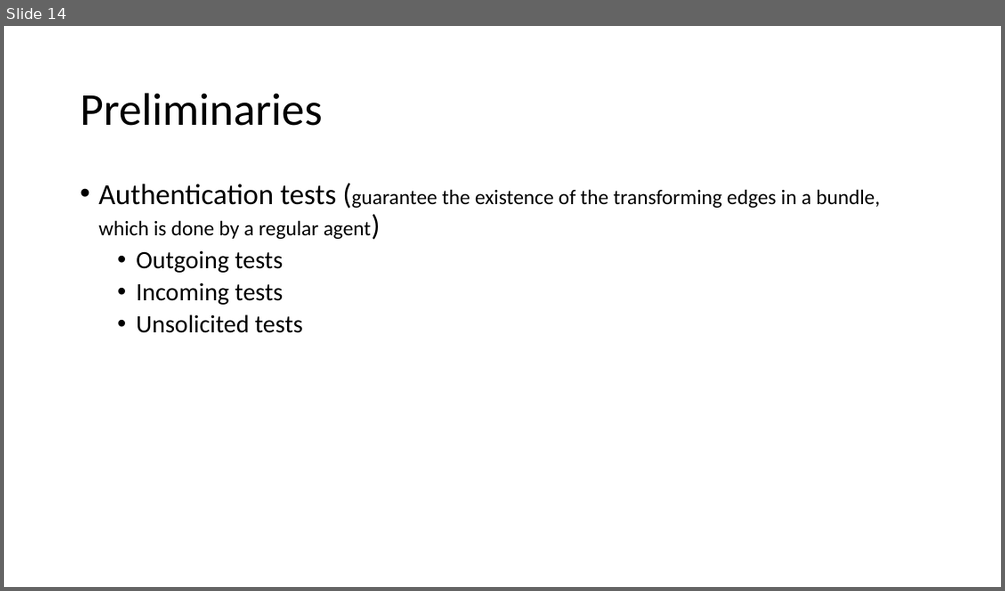
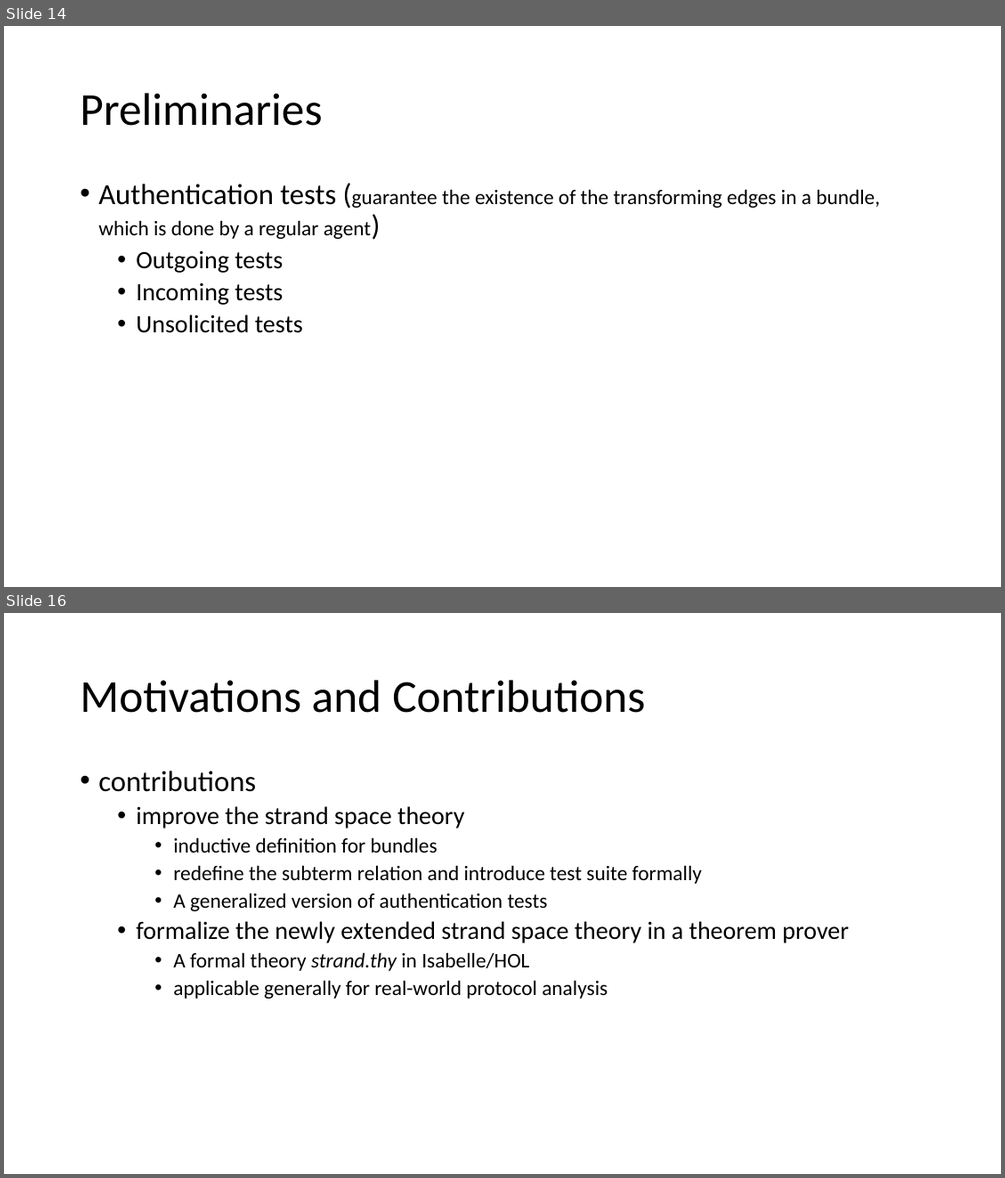
Before and after one commit to bacmive/paper_notes, a slide deck: notes7-strand space.pptx. Shown one above the other, each under a label of ours: slide 14 before the commit, slides 14 and 16 after it; the slides between them are not shown. The pictures are 1005x591 and 1005x1178 pixels, drawn with LibreOffice and Linux fonts; fonts in the diff are those of the drawing. Boxes give left, top, right and bottom in pixels: in the first picture for what was removed or moved away, otherwise in the second. Text is boxed around its words. In the diff, an @@ line names an element or a change of style, - is before the commit and + after.

Commit message:
strand

```diff
--- a/notes7-strand space.pptx
+++ b/notes7-strand space.pptx
@@ slide 16 added at [4, 613, 1001, 1174], background #FFFFFF @@
@@ title added at [80, 680, 645, 713], 44 pt, text #000000 @@
+Motivations and Contributions
@@ text added at [98, 771, 849, 998], 20 pt, text #000000 @@
+• contributions
+  • improve the strand space theory
+    • inductive definition for bundles
+    • redefine the subterm relation and introduce test suite formally
+    • A generalized version of authentication tests
+  • formalize the newly extended strand space theory in a theorem prover
+    • A formal theory strand.thy in Isabelle/HOL
+    • applicable generally for real-world protocol analysis
```
Also in this commit, not shown: 1 slide changed, 6 other slides added, 1 other file.
